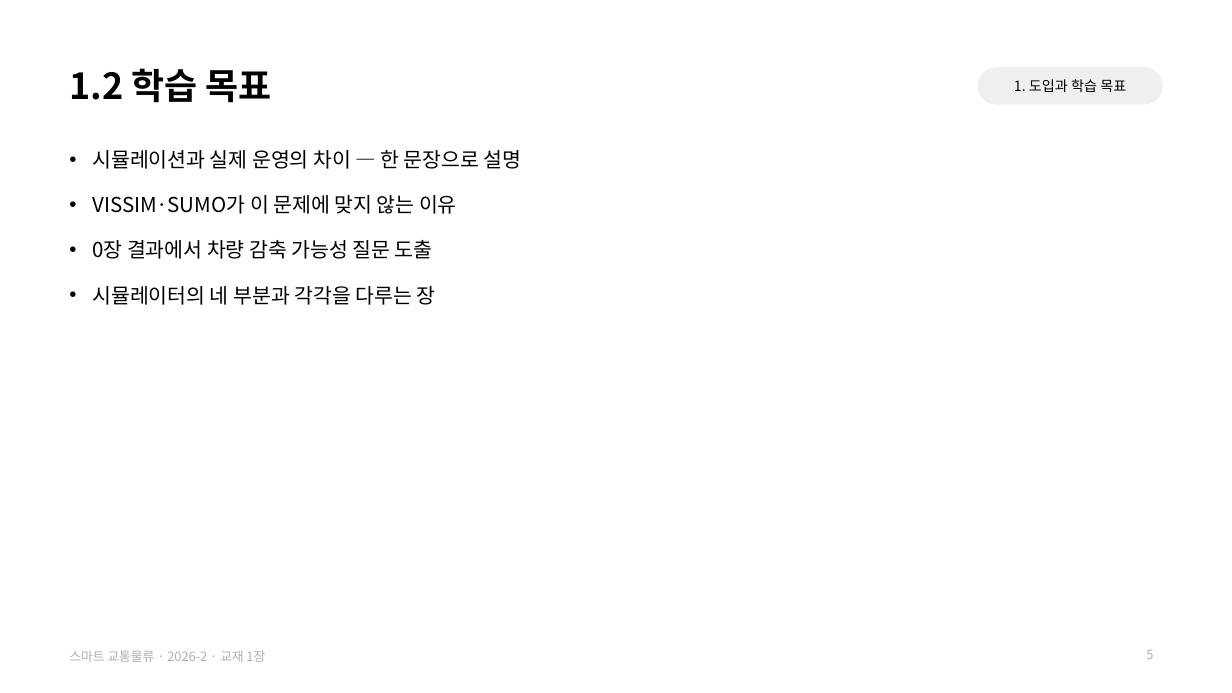
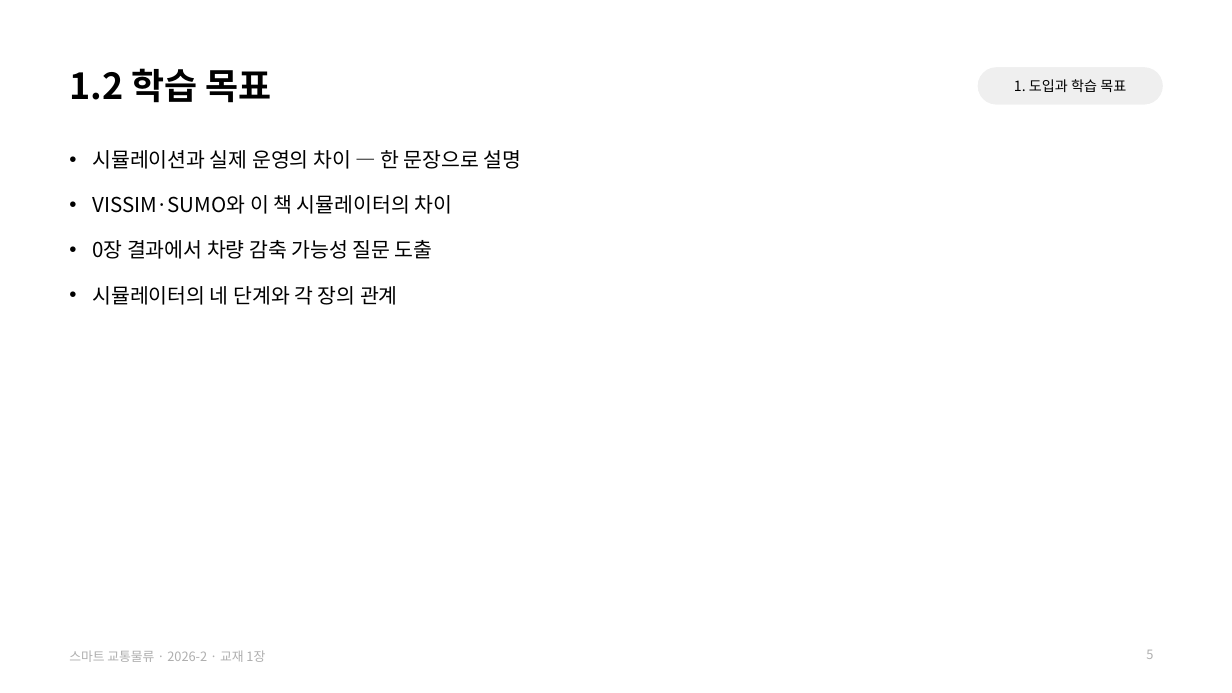
Before and after one commit to jihoyeo/smart-transport-logistics, a slide deck: slide 5 of slides/week01/ch01_why.pptx. Drawn at 1232x693 pixels with LibreOffice and Linux fonts; fonts in the diff are those of the drawing. Boxes give left, top, right and bottom in pixels: in the first picture for what was removed or moved away, otherwise in the second. Text is boxed around its words. In the diff, an @@ line names an element or a change of style, - is before the commit and + after.

```diff
--- a/slides/week01/ch01_why.pptx
+++ b/slides/week01/ch01_why.pptx
@@ text at <box>92,195,452,214</box>: text changed @@
-• VISSIM·SUMO가 이 문제에 맞지 않는 이유
+• VISSIM·SUMO와 이 책 시뮬레이터의 차이
@@ text at <box>92,286,398,305</box>: text changed @@
-• 시뮬레이터의 네 부분과 각각을 다루는 장
+• 시뮬레이터의 네 단계와 각 장의 관계
```
Also in this commit, not shown: 14 other slides changed, 1 other file.
